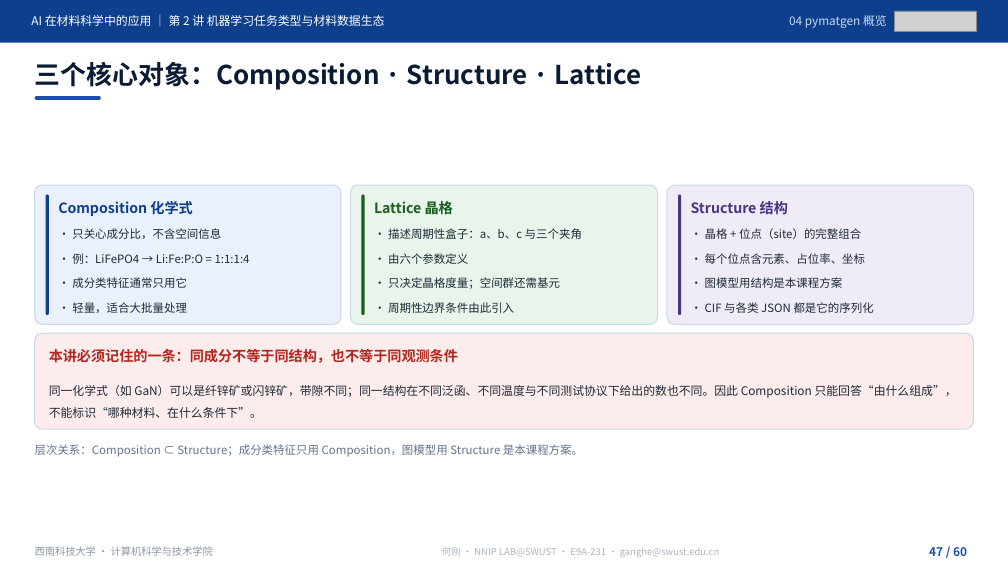
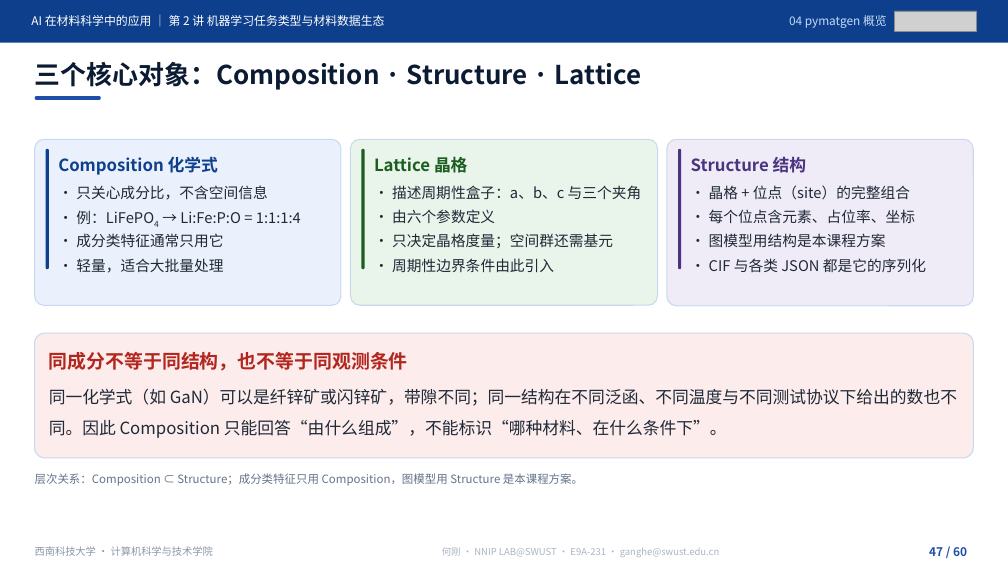
Before and after one commit to cosfrist/Applications-of-Artificial-Intelligence-in-Materials-Science-SWUST, a slide deck: slide 47 of lectures/02-机器学习任务类型与材料数据生态/AI在材料科学中的应用-第2讲 机器学习任务类型与材料数据生态-V5.pptx. Drawn at 1008x567 pixels with LibreOffice and Linux fonts; fonts in the diff are those of the drawing; grey boxes stand for pictures. Boxes give left, top, right and bottom in pixels: in the first picture for what was removed or moved away, otherwise in the second. Text is boxed around its words. In the diff, an @@ line names an element or a change of style, - is before the commit and + after.

Commit message:
第2讲课件按 2026-11-19 手动更新，配套文件同步
课件（8,774,546 → 8,739,397 B，SHA f12647c3…，仍 60 页）
- 术语统一：结构「策展库」→「精选库（Curated）」，P36—P39 相关表述同步改写
- P36 六问重写（开放/混合/订阅、访问方式、策展程度、规模覆盖、数据类型、FAIR）
- 页标题改写：P40「规模怎么读…」→「数据集规模」、P41「材料数据资源清单：从哪里找数据」→「材料数据资源清单」、
  P59 去「（10 分钟）」、P60「本讲小结、常见误区与下讲预告」→「本讲小结与下讲预告」
- 化学式改真下标：MAPbI3→MAPbI₃、ABX3→ABX₃、LiFePO4→LiFePO₄；P51 PCE 公式 Jsc/Voc/Pin 改下标
- 配图替换 P35、P36、P44、P49、P51：图片对象 91 → 94，唯一媒体 31 → 34

配套
- 讲义：按新备注重建 P2、P37、P44、P48、P51 五段；5 个页标题同步；
  备注里三处文本粘连（P37 的 HTE 注释、P48 的「甲基铵碘化铅」、P51 的 PCE 注释）只在原字符间插入换行，未改字
- 授课路线：5 个页标题同步
- source_index §6：按新课件重建 34 行（94 个图片对象、34 个唯一媒体、60 页眉）
- SHA256 清单：课件/讲义/路线/索引四行重算，复算 6/6 一致
- README：版本改 2026-11-19，新增修订说明，并更正上一轮遗留的「可见文字与备注未变」错误表述

```diff
--- a/lectures/02-机器学习任务类型与材料数据生态/AI在材料科学中的应用-第2讲 机器学习任务类型与材料数据生态-V5.pptx
+++ b/lectures/02-机器学习任务类型与材料数据生态/AI在材料科学中的应用-第2讲 机器学习任务类型与材料数据生态-V5.pptx
@@ rounded rectangle: place and size @@
-rounded rectangle at <box>35,185,341,324</box>
+rounded rectangle at <box>35,139,341,306</box>
@@ rounded rectangle: place and size @@
-rounded rectangle at <box>351,185,658,324</box>
+rounded rectangle at <box>351,139,658,306</box>
@@ rounded rectangle: place and size @@
-rounded rectangle at <box>667,185,973,324</box>
+rounded rectangle at <box>667,139,973,306</box>
@@ 15 texts, 3 rounded rectangles: place and size @@
-15 texts, 3 rounded rectangles at <box>45,194,874,315</box>
+15 texts, 3 rounded rectangles at <box>45,149,926,273</box>
@@ size 13.5 to 16 pt in 3 elements at <box>58,156,218,175</box>, <box>374,157,468,173</box>, <box>691,157,807,173</box> @@
@@ text "· 例：LiFePO4 → Li:Fe:P:O = ..." at <box>76,210,301,224</box>: size 10.9 to 14 pt; now subscript in "例：LiFePO4" @@
@@ size 10.9 to 14 pt in 11 elements at <box>76,233,223,247</box>, <box>392,209,495,223</box>, <box>392,233,613,248</box>, <box>709,209,915,223</box>, <box>709,233,886,247</box>, <box>76,185,268,200</box>, <box>76,258,223,273</box>, <box>392,185,642,199</box>, <box>392,258,554,272</box>, <box>709,185,910,200</box>, <box>709,258,926,272</box> @@
@@ rounded rectangle: place and size @@
-rounded rectangle at <box>35,333,974,430</box>
+rounded rectangle at <box>35,333,974,458</box>
@@ text at <box>49,352,408,371</box>: text changed; size 13.5 to 18 pt @@
-本讲必须记住的一条：同成分不等于同结构，也不等于同观测条件
+同成分不等于同结构，也不等于同观测条件
@@ text "同一化学式（如 GaN）可以是纤锌矿或闪锌矿，带隙不同；同一结构在不同泛函、不同温度与不同测试协议下给出的数也不同。因此 ..." at <box>49,389,957,438</box>: size 11.2 to 16 pt @@
@@ text "层次关系：Composition ⊂ Structure；成分类特征只用 Composition，图模型用 Struct ...": place and size @@
-text "层次关系：Composition ⊂ Structure；成分类特征只用 Composition，图模型用 Struct ..." at <box>35,444,583,457</box>
+text "层次关系：Composition ⊂ Structure；成分类特征只用 Composition，图模型用 Struct ..." at <box>35,473,583,486</box>
```
Also in this commit, not shown: 16 other slides changed, 5 other files.
